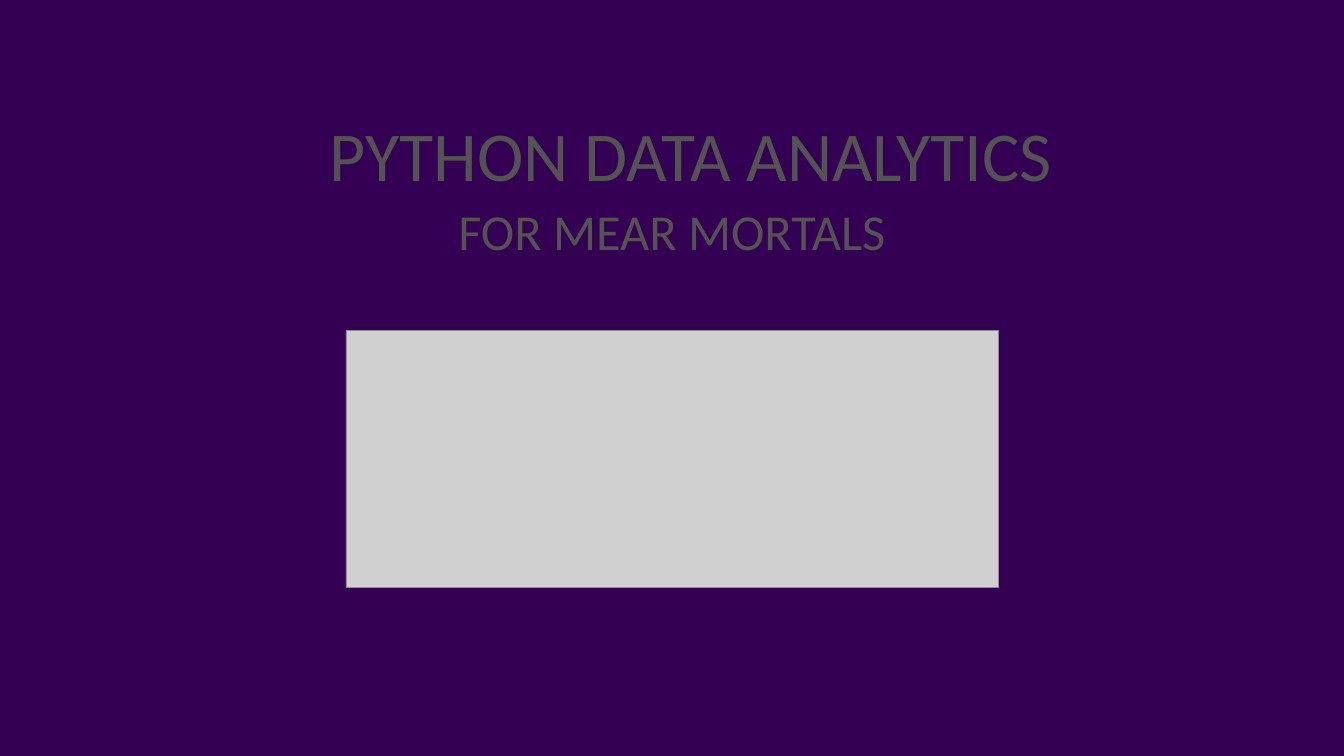
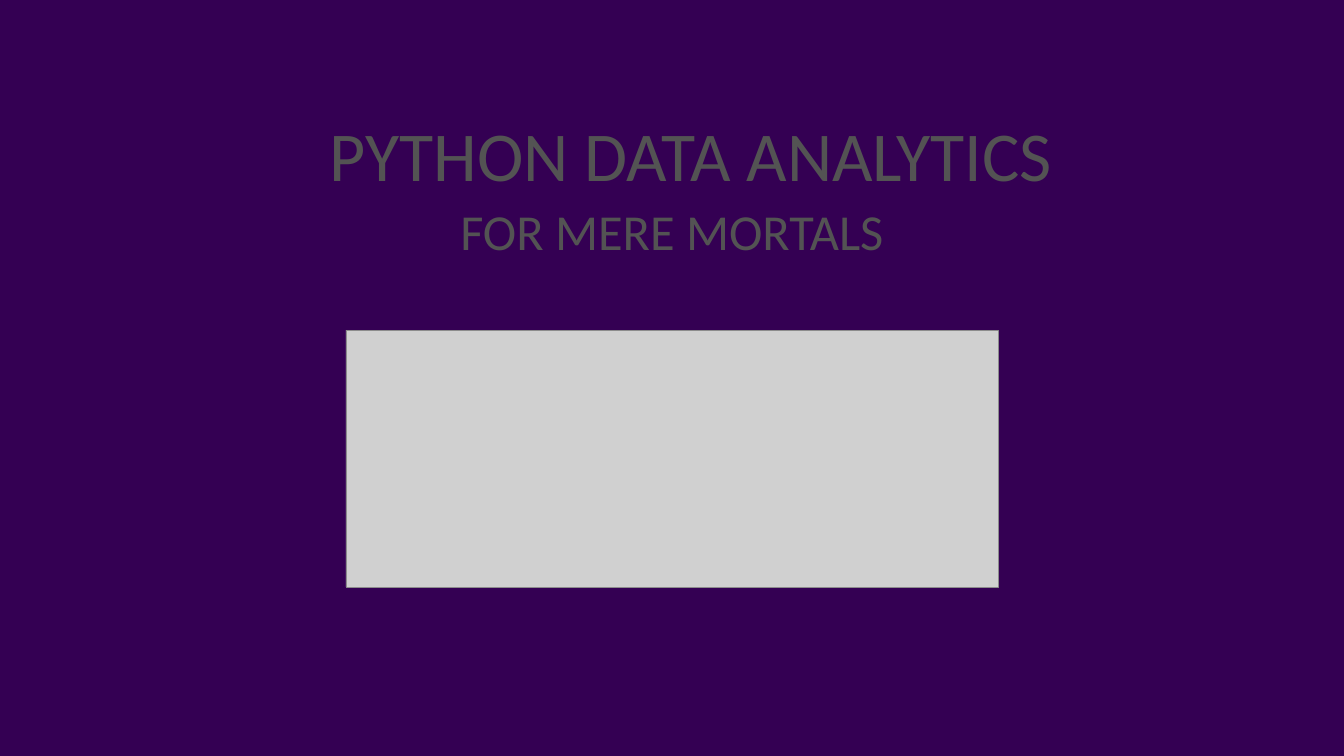
Before and after one commit to jpwhite3/python-analytics-demo, a slide deck: slide 1 of Python Data Analytics.pptx. Drawn at 1344x756 pixels with LibreOffice and Linux fonts; fonts in the diff are those of the drawing; grey boxes stand for pictures; background and template pictures are left out. Boxes give left, top, right and bottom in pixels: in the first picture for what was removed or moved away, otherwise in the second. Text is boxed around its words. In the diff, an @@ line names an element or a change of style, - is before the commit and + after.

```diff
--- a/Python Data Analytics.pptx
+++ b/Python Data Analytics.pptx
@@ subtitle at bbox=[460, 217, 883, 250]: text changed @@
-FOR MEAR MORTALS
+FOR MERE MORTALS
```
Also in this commit, not shown: 11 other slides changed, 1 slide added, 5 other files.
